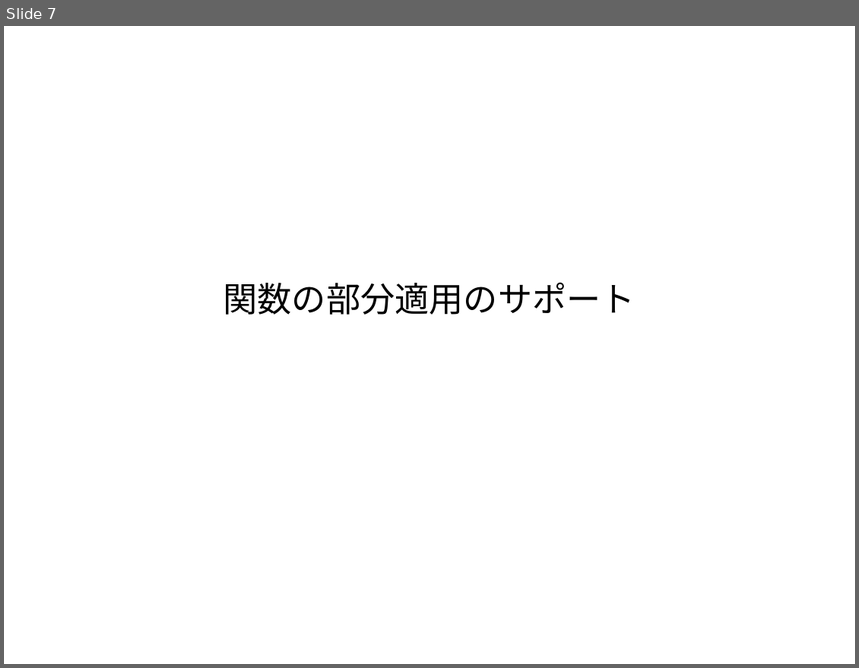
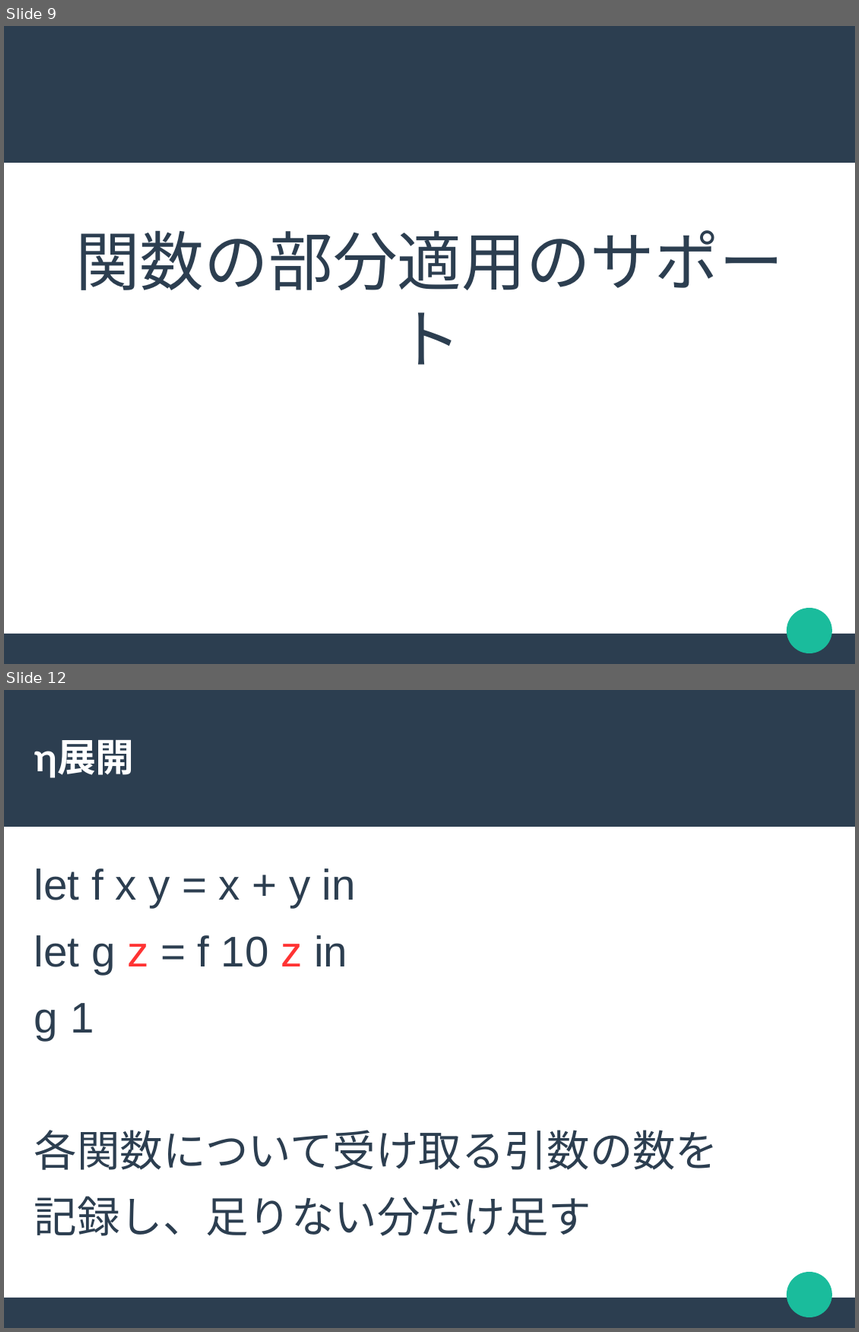
Before and after one commit to akawashiro/hml, a slide deck: hml.odp. Shown one above the other, each under a label of ours: slide 7 before the commit, slides 9 and 12 after it; the slides between them are not shown. The pictures are 859x668 and 859x1332 pixels, drawn with LibreOffice and Linux fonts; fonts in the diff are those of the drawing. Boxes give left, top, right and bottom in pixels: in the first picture for what was removed or moved away, otherwise in the second. Text is boxed around its words. In the diff, an @@ line names an element or a change of style, - is before the commit and + after.

```diff
--- a/hml.odp
+++ b/hml.odp
@@ slide 12 added at [4,690,855,1328], background #FFFFFF; not listed: 3 template elements that a slide beside it also shows @@
@@ title added at [34,740,135,778], 36 pt, text #FFFFFF, bold @@
+η展開
@@ text added at [34,869,718,1236], 40 pt, text #2C3E50 @@
+let f x y = x + y in
+let g z = f 10 z in
+g 1
+各関数について受け取る引数の数を
+記録し、足りない分だけ足す
@@ what was slide 7 is now slide 9 @@
@@ slide 9 changed as well @@
@@ rectangle added at [4,26,855,163], fill #2C3E50 @@
@@ subtitle "関数の部分適用のサポート" at [75,230,783,365]: size 32 to 60 pt, font Arial to Lato, text colour #000000 to #2C3E50 @@
@@ ellipse added at [788,608,833,654], fill #1ABC9C @@
@@ rectangle added at [4,634,855,664], fill #2C3E50 @@
```
Also in this commit, not shown: 7 other slides changed, 5 other slides added, 4 slides removed.
